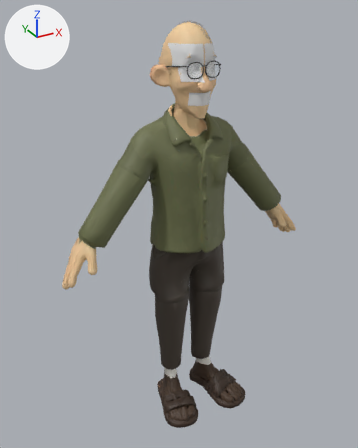
What one commit did to the glTF model johansson-town/assets/avatars/pixar/tetsuo.glb.
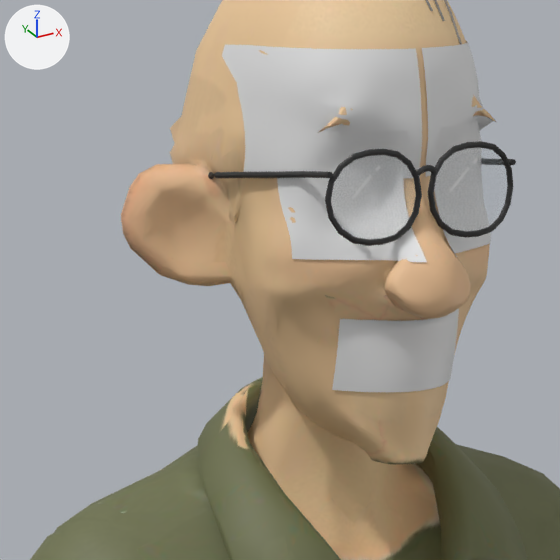
Old and new are each drawn whole from a 50 mm lens placed at (-0.966, -1.682, 1.685), pointed at (-0.048, -0.013, 0.851) and again close up on the part from 36% to 64% of the width and 8% to 30% of the height. Every picture has the same lights, and +X, +Y and +Z are marked at upper left. The first two pictures are the older version. Vertices at exactly the same position are counted once.

The first close-up shows 'Tetsuo_brows', 'Tetsuo_eyes', 'Tetsuo_glasses', 'Tetsuo_lens', 'Tetsuo_mouth', 'Tetsuo_pixar' and 1 more.
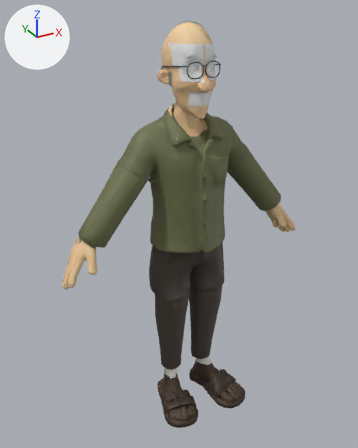
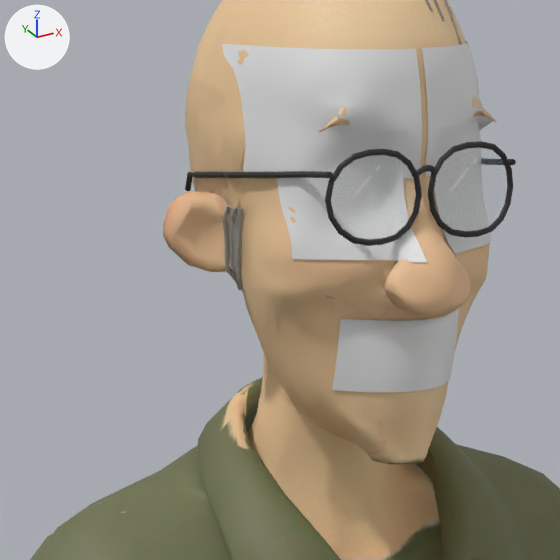
What differs and where, as boxes (x1, y1, x2, y2) in the close-ups (560 x 560 px; the box of a moved part takes in the faces that stretch with it):
```json
{"object": "Tetsuo_glasses", "change": "reshaped", "before": [208, 0, 516, 246], "after": [185, 0, 516, 290]}
{"part": 1, "of": "me_tetsuo_glasses", "change": "cut back", "before": [208, 172, 229, 179], "after": [185, 172, 244, 290]}
{"part": 2, "of": "me_mesh_0", "change": "moved or reshaped", "before": [121, 0, 468, 428], "after": [163, 0, 474, 458]}
{"part": 3, "of": "me_mesh_0", "change": "surface changed", "before": [146, 193, 168, 213], "after": [171, 197, 321, 293]}
```

Scene script edits in JSON lines:
```json
{"block": "me_tetsuo_glasses", "where": "# used by ob_tetsuo_glasses; location = (0.0, 0.0, 0.0)"}
{"op": "remove", "block": "me_tetsuo_glasses", "code": "me_tetsuo_glasses.from_pydata(...)  # 888 vertices, 1752 faces; spans x -0.099..0.092, y -0.123..0.018, z 1.449..1.638"}
{"op": "add", "block": "me_tetsuo_glasses", "code": "me_tetsuo_glasses.from_pydata(...)  # 1944 vertices, 3808 faces; spans x -0.098..0.094, y -0.123..0.046, z 1.408..1.638"}
{"block": "me_tetsuo_glasses", "change": "me_tetsuo_glasses part 1: 18 vertices moved from x -0.099..-0.091, y -0.01..0.013, z 1.471..1.486 to x -0.097..-0.088, y -0.01..0.012, z 1.481..1.486; 6 vertices removed from x -0.093..-0.09, y 0.011..0.013, z 1.471..1.474; 534 vertices added at x -0.098..-0.073, y -0.024..0.045, z 1.408..1.484"}
{"block": "me_tetsuo_glasses", "change": "other edits to the shape of me_tetsuo_glasses do not show in these pictures"}
{"block": "me_mesh_0", "where": "me_mesh_0.from_pydata(...)  # 9946 vertices, 20000 faces; spans x -0.56..0.56, y -0.26..0.14, z -0.02..1.63"}
{"block": "me_mesh_0", "where": "# used by ob_tetsuo_pixar; location = (0.0, 0.0, 0.0)"}
{"block": "me_mesh_0", "change": "me_mesh_0 part 2: 85 vertices moved from x -0.13..0.14, y -0.14..0.1, z 1.2..1.61 to x -0.11..0.12, y -0.14..0.1, z 1.2..1.61; 307 vertices removed from x -0.14..0.14, y -0.12..0.1, z 1.32..1.62; 298 vertices added at x -0.12..0.19, y -0.15..0.1, z 1.08..1.61"}
{"block": "me_mesh_0", "change": "me_mesh_0 part 3: 5 kept faces spanning x -0.12..0.08, y -0.09..0.03, z 1.42..1.51 get new texture (UV) coordinates"}
```
